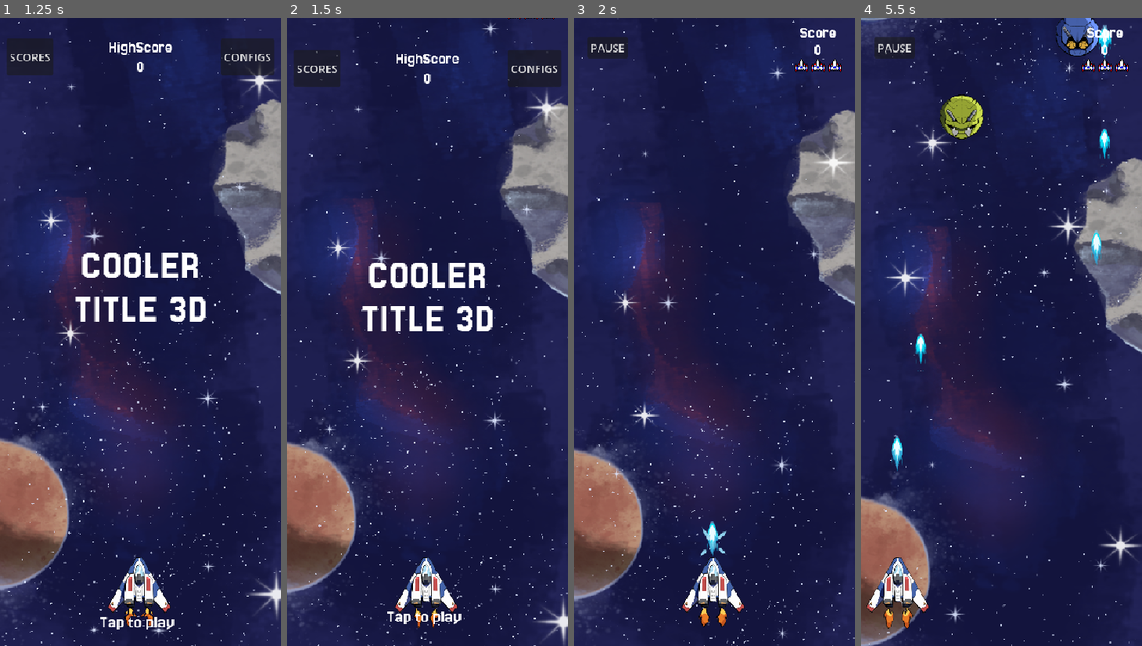
Above: before the commit, frames 1-4 (left to right).
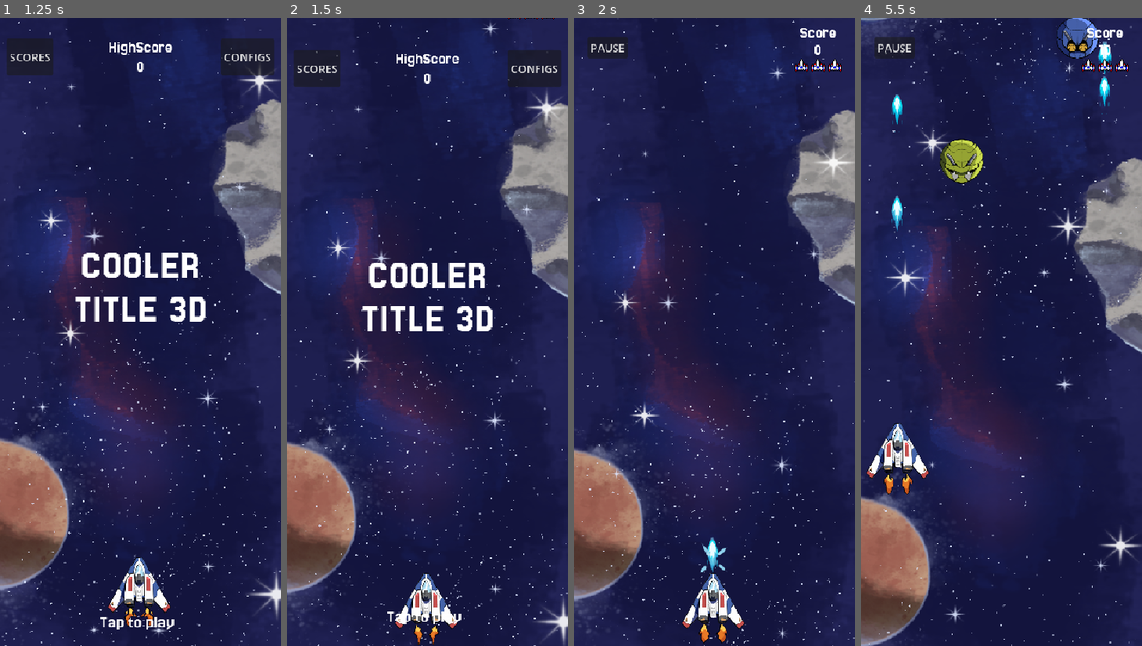
Above: after the commit, the same moments.

Repository: Juawo/space-shooter
Game: Godot game, scene res://scenes/game/main.tscn
Two runs of this game, one before a commit and one after it. Both use one fixed random seed, a clock stepped at 60 frames per second and the inputs below. This scene is started directly instead of the project's main scene. The engine's default icon, where the game draws it, is replaced by a stand-in: a white triangle on a blue panel in a dark square.
Inputs (mouse positions are in pixels of both pictures, inside the frame that each line leads up to):
- Up to frame 1 (1.25 s): tap Enter at 0.5 s; hold Right (ui_right) from 0.53 s (still down); click (140, 332) at 0.67 s
- Up to frame 2 (1.5 s): tap Enter at 1.25 s; move the mouse to (371, 363) at 1.27 s; release Right (ui_right) at 1.28 s; hold Down (ui_down) from 1.28 s (still down); click (371, 363) at 1.42 s
- Up to frame 3 (2 s): keep holding Down (ui_down)
- Up to frame 4 (5.5 s): tap Enter at 2 s; move the mouse to (1029, 193) at 2.02 s; release Down (ui_down) at 2.03 s; hold Right (ui_right) 2.03-2.78 s; click (1029, 193) at 2.17 s; move the mouse to (987, 457) at 2.77 s; hold Up (ui_up) 2.78-3.53 s; click (987, 457) at 2.92 s; move the mouse to (1085, 426) at 3.52 s; hold Left (ui_left) 3.53-5.03 s; click (1085, 426) at 3.67 s; move the mouse to (917, 237) at 4.27 s; click (917, 237) at 4.42 s; move the mouse to (1015, 332) at 5.02 s; hold Down (ui_down) from 5.03 s (still down); click (1015, 332) at 5.17 s

Frame 1 is identical in both runs. In frame 2, 1.4% of the frame differs, in the area x 38-61%, y 85-100%; in frame 3, 1.8%; in frame 4, 5.3%, in the area x 1-90%, y 0-98%.

Commit message:
melhoria na movimentação do player

Diff:
--- a/config.cfg
+++ b/config.cfg
@@ -1,2 +1,2 @@
 [network]
-url = "https://sua-url-aqui.com"
+url = "https://space-shooter-api.onrender.com/"
--- a/project.godot
+++ b/project.godot
@@ -8,11 +8,15 @@
 
 config_version=5
 
+[animation]
+
+compatibility/default_parent_skeleton_in_mesh_instance_3d=true
+
 [application]
 
 config/name="space-shooter"
 run/main_scene="uid://cfkxkrfeb0f14"
-config/features=PackedStringArray("4.5", "Mobile")
+config/features=PackedStringArray("4.6", "Mobile")
 config/icon="res://icon.svg"
 
 [autoload]
--- a/scripts/game/api-manager.gd
+++ b/scripts/game/api-manager.gd
@@ -22,6 +22,7 @@
 	if err == OK:
 		API_URL_BASE = config.get_value("network", "api_url", API_URL_BASE)
 		print("Load network configurations sucessfuly")
+		print(API_URL_BASE)
 	else :
 		print("Network configuration file not found. Using development configuration.")
 #
--- a/scripts/game/enemies/enemie_base.gd
+++ b/scripts/game/enemies/enemie_base.gd
@@ -8,7 +8,7 @@
 @export_range(1, 4) var enemy_level := 1 # Nível de dificuldade (1 a 4)
 
 @export var life := 1
-@export var SPEED := 60
+@export var SPEED := 90
 @export var score_value := 10
 @export var can_shoot := false
 @export var base_color := Color.CHARTREUSE
@@ -89,7 +89,7 @@
 
 # --- Função de Drop Baseada em Nível ---
 func check_drop_chance():
-	var drop_probability = enemy_level * 40
+	var drop_probability = enemy_level * 9
 	var random_value = randi() % 100
 
 	if random_value < drop_probability:
--- a/scripts/game/player/player.gd
+++ b/scripts/game/player/player.gd
@@ -21,7 +21,9 @@
 
 var accel_pos : Vector3
 var is_invecible : bool = false
-var half_width := 54.0 # (tamanho_do_sprite * scale)/2
+
+# Alterado para Vector2 para limitar a nave corretamente nas bordas (X e Y)
+@export var player_margins := Vector2(54.0, 54.0)
 
 var shield_timer : SceneTreeTimer = null
 var is_shield_active : bool = false
@@ -36,56 +38,56 @@
 			GameEvents.game_over.emit()
 
 
-
 func _physics_process(delta: float) -> void:
-	var target_velocity = 0.0
-	# Normalizamos a sensibilidade (ex: 100 vira 1.0, 50 vira 0.5, 200 vira 2.0)
+	var target_velocity = Vector2.ZERO
 	var sense_multiplier = SaveManager.sensibility / 100.0
 
 	if SaveManager.control_mode == 0:
-		# --- LÓGICA DE INCLINAÇÃO (TILT) ---
+		# --- LÓGICA DE INCLINAÇÃO (TILT) 2D ---
 		accel_pos = Input.get_accelerometer()
-		var input_x = accel_pos.x
 
-		# Fallback para setas (Teclado)
-		if input_x == 0:
-			input_x = Input.get_axis("ui_left", "ui_right") * 5.0
+		# No acelerômetro, X costuma ser horizontal e Y vertical (pode variar conforme a orientação do projeto)
+		var input_direction = Vector2(accel_pos.x, -accel_pos.y)
 
-		# Aplicamos a sensibilidade no target_velocity
-		target_velocity = input_x * SPEED * sense_multiplier
+		# Fallback para Teclado (Setas / WASD)
+		if input_direction == Vector2.ZERO:
+			input_direction = Input.get_vector("ui_left", "ui_right", "ui_up", "ui_down") * 5.0
 
-		if abs(input_x) > DEADZONE:
-			# Também podemos usar a sensibilidade para tornar o lerp mais responsivo
+		target_velocity = input_direction * SPEED * sense_multiplier
+
+		if input_direction.length() > DEADZONE:
 			var weight = clamp(SMOOTH_SPEED * sense_multiplier, 0.01, 0.9)
-			velocity.x = lerp(velocity.x, target_velocity, weight)
+			velocity = velocity.lerp(target_velocity, weight)
 		else:
-			velocity.x = move_toward(velocity.x, 0, SPEED * delta)
+			velocity = velocity.move_toward(Vector2.ZERO, SPEED * delta)
 
 	else:
-		# --- LÓGICA DE TOQUE (TOUCH) ULTRA SUAVE ---
+		# --- LÓGICA DE TOQUE (TOUCH) LIVRE 2D ---
 		if Input.is_mouse_button_pressed(MOUSE_BUTTON_LEFT):
-			var mouse_x = get_viewport().get_mouse_position().x
-			var distance = mouse_x - global_position.x
+			var mouse_pos = get_viewport().get_mouse_position()
+			# Calculamos o vetor de distância (X e Y) até o dedo/mouse
+			var distance_vector = mouse_pos - global_position
 
-			# 1. Zona Morta (Essential): Se estiver a menos de 2px, a nave já chegou.
-			if abs(distance) < 2.0:
-				velocity.x = move_toward(velocity.x, 0, SPEED * delta * 20)
+			# 1. Zona Morta: Se estiver muito perto do dedo (menos de 2 pixels), para.
+			if distance_vector.length() < 2.0:
+				velocity = velocity.move_toward(Vector2.ZERO, SPEED * delta * 20)
 			else:
-				# 2. Cálculo da Velocidade Alvo
-				# Usamos uma curva para a nave desacelerar conforme chega perto (Smooth Out)
-				var desired_speed = clamp(abs(distance) * 10.0, 0, SPEED * 6.0)
-				target_velocity = sign(distance) * desired_speed * sense_multiplier
+				# 2. Cálculo da Velocidade Alvo Baseada na Distância (Smooth Out)
+				var desired_speed = clamp(distance_vector.length() * 10.0, 0, SPEED * 6.0)
+				target_velocity = distance_vector.normalized() * desired_speed * sense_multiplier
 
-				# 3. Interpolação de Velocidade (Peso menor = mais suave)
+				# 3. Interpolação de Velocidade 2D
 				var weight = 0.15 * sense_multiplier
-				velocity.x = lerp(velocity.x, target_velocity, clamp(weight, 0, 1))
+				velocity = velocity.lerp(target_velocity, clamp(weight, 0, 1))
 		else:
 			# Desaceleração rápida ao soltar o dedo
-			velocity.x = move_toward(velocity.x, 0, SPEED * delta * 10)
+			velocity = velocity.move_toward(Vector2.ZERO, SPEED * delta * 10)
+
 	move_and_slide()
 
-	# Clamp (Limitar a nave dentro da tela)
-	position.x = clamp(position.x, half_width, screen_size.x - half_width)
+	# --- CLAMP (Limitar a nave dentro da tela em X e Y) ---
+	position.x = clamp(position.x, player_margins.x, screen_size.x - player_margins.x)
+	position.y = clamp(position.y, player_margins.y, screen_size.y - player_margins.y)
 
 
 func _on_area_2d_area_entered(area: Area2D) -> void:
@@ -100,7 +102,7 @@
 func DamageTween() :
 	var tween = create_tween()
 	tween.set_loops()
-	tween.tween_property(self, "modulate:a", 0.0, 0.1) # a = alpha (transparência)
+	tween.tween_property(self, "modulate:a", 0.0, 0.1)
 	tween.tween_property(self, "modulate:a", 1.0, 0.1)
 	await invecible_timer.timeout
 	tween.kill()
@@ -108,7 +110,6 @@
 	is_invecible = false
 
 func takeDamage (amount : int):
-	# Se o escudo estiver ativo, o dano é completamente bloqueado!
 	if is_shield_active:
 		return
 
@@ -116,7 +117,6 @@
 		return
 
 	playerLife = clamp(playerLife - amount, 0, 3)
-
 	is_invecible = true
 	invecible_timer.start(1.0)
 	DamageTween()
@@ -132,7 +132,6 @@
 		var bullet = bullet_scene.instantiate()
 		bullet.global_position = marker_2d.global_position
 
-		# Aplicamos o modificador na bala antes de adicionar na cena
 		if "bullet_speed" in bullet:
 			bullet.bullet_speed *= shoot_speed_modifier
 
@@ -143,43 +142,30 @@
 func _on_invecible_timer_timeout() -> void:
 	is_invecible = false
 
-# Função para ativar o boost
-# --- Substitua sua função apply_speed_boost por esta ---
 func apply_speed_boost(multiplier: float) -> void:
-	# 1. Se o efeito NÃO está ativo, guarda o tempo original e aplica o boost [cite: 63]
 	if boost_timer == null:
 		original_shoot_wait_time = $ShootTimer.wait_time
-		$ShootTimer.wait_time = original_shoot_wait_time / multiplier # [cite: 63]
+		$ShootTimer.wait_time = original_shoot_wait_time / multiplier
 
-	# 2. Registra um novo Timer de 10 segundos
-	# Ao reatribuir a variável, perdemos a referência ao "await" anterior,
-	# mas precisamos garantir que apenas o último reset o valor original.
 	var current_timer = get_tree().create_timer(10.0)
 	boost_timer = current_timer
 
 	await current_timer.timeout
 
-	# 3. Verificação de Segurança:
-	# Só reseta se este timer específico for o último que o jogador coletou
 	if boost_timer == current_timer:
 		$ShootTimer.wait_time = original_shoot_wait_time
-		boost_timer = null # Limpa a referência para permitir novos boosts
+		boost_timer = null
 
 func activate_shield() -> void:
-	# 1. Se o escudo não estava ativo, liga o visual e a propriedade
 	if shield_timer == null:
 		is_shield_active = true
 		shield_node.visible = true
-		# Opcional: Se o seu escudo for um AnimatedSprite, você pode dar shield_node.play() aqui
 
-	# 2. Cria/reseta o timer seguro de 10 segundos
 	var current_shield_timer = get_tree().create_timer(10.0)
 	shield_timer = current_shield_timer
 
 	await current_shield_timer.timeout
 
-	# 3. Verificação de Segurança (Igual ao do Speed Boost):
-	# Só desliga se este timer for o último escudo que o jogador coletou
 	if shield_timer == current_shield_timer:
 		is_shield_active = false
 		shield_node.visible = false
